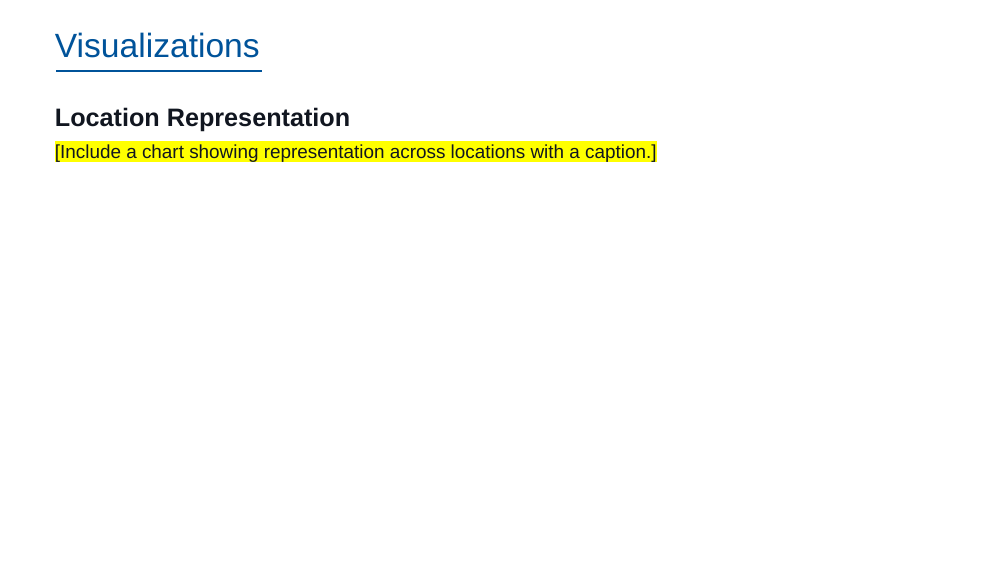
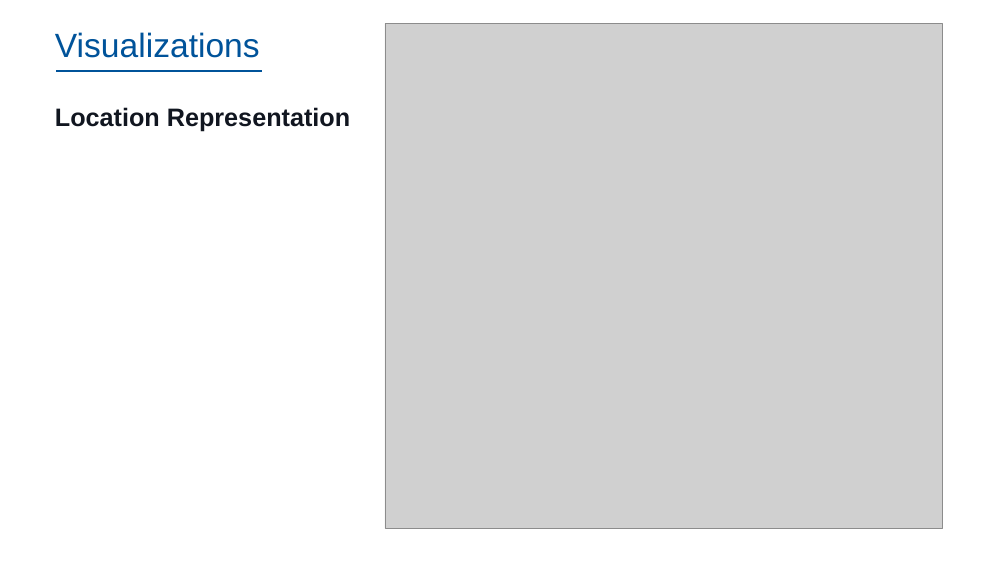
Before and after one commit to dennislamcv1/IBMSA, a slide deck: slide 20 of Systems Analyst Capstone Project/Final SubmissionDL.pptx. Drawn at 1008x567 pixels with LibreOffice and Linux fonts; fonts in the diff are those of the drawing; grey boxes stand for pictures; background and template pictures are left out. Boxes give left, top, right and bottom in pixels: in the first picture for what was removed or moved away, otherwise in the second. Text is boxed around its words. In the diff, an @@ line names an element or a change of style, - is before the commit and + after.

```diff
--- a/Systems Analyst Capstone Project/Final SubmissionDL.pptx
+++ b/Systems Analyst Capstone Project/Final SubmissionDL.pptx
@@ picture added at (385,23,942,529) @@
@@ text at (55,144,656,162): paragraph removed @@
-[Include a chart showing representation across locations with a caption.]
```
Also in this commit, not shown: 10 other slides changed, 6 other files.
